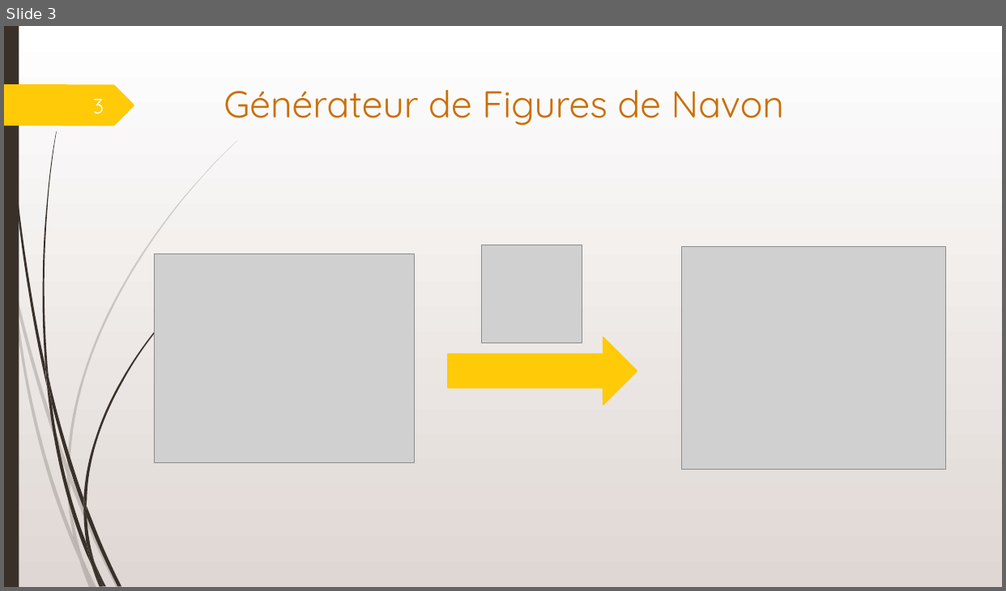
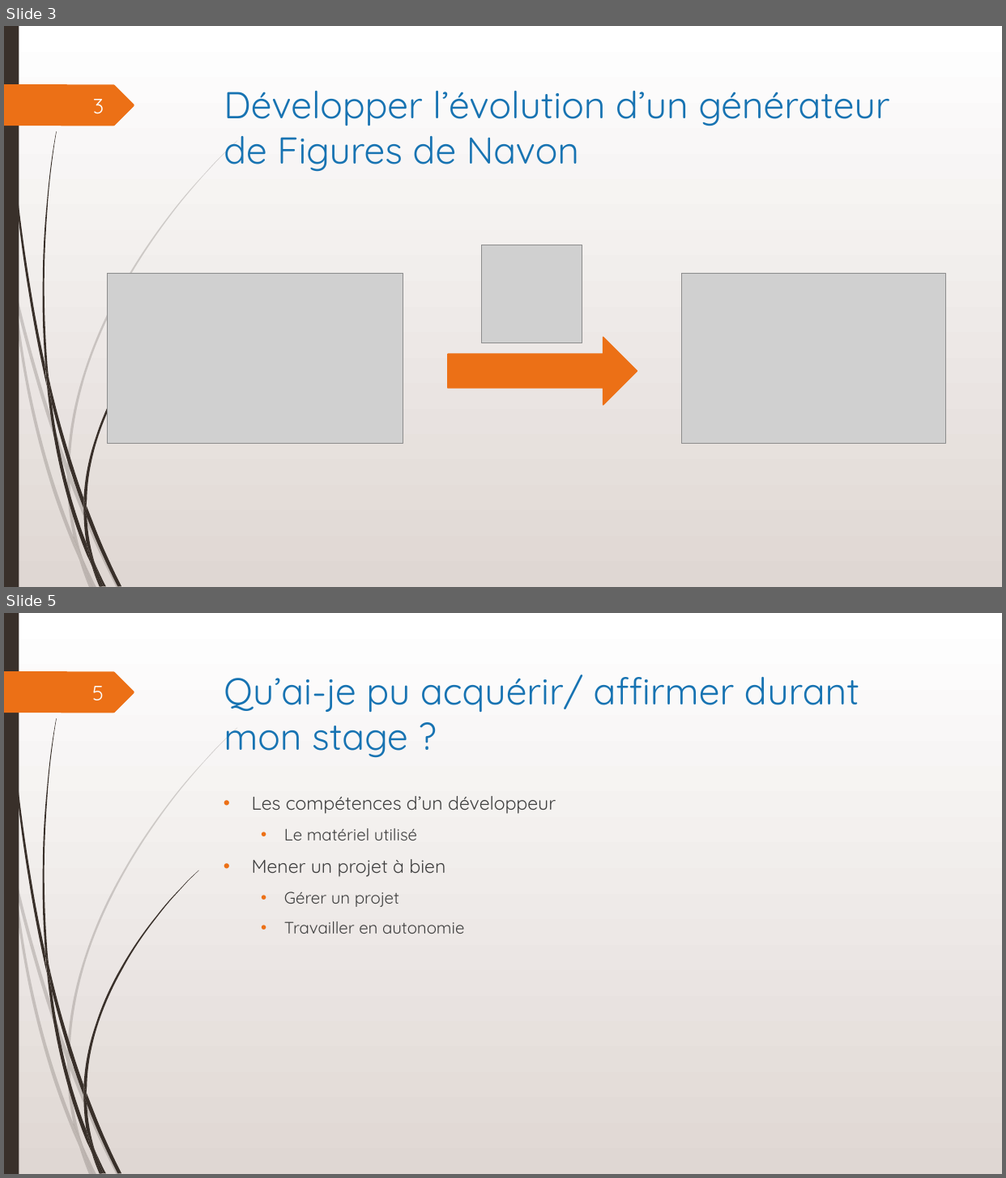
Before and after one commit to MathysC/Figures_Navon, a slide deck: Suivi stage/Rapport/Soutenance_de_Stage_Clerget.pptx. Shown one above the other, each under a label of ours: slide 3 before the commit, slides 3 and 5 after it; the slides between them are not shown. The pictures are 1006x591 and 1006x1178 pixels, drawn with LibreOffice and Linux fonts; fonts in the diff are those of the drawing; grey boxes stand for pictures. Boxes give left, top, right and bottom in pixels: in the first picture for what was removed or moved away, otherwise in the second. Text is boxed around its words. In the diff, an @@ line names an element or a change of style, - is before the commit and + after.

```diff
--- a/Suivi stage/Rapport/Soutenance_de_Stage_Clerget.pptx
+++ b/Suivi stage/Rapport/Soutenance_de_Stage_Clerget.pptx
@@ slide 5 added at (x1=4, y1=613, x2=1002, y2=1174), background gradient #FFFFFF to #E0D7D3; not listed: 24 template elements that a slide beside it also shows @@
@@ title added at (x1=224, y1=675, x2=859, y2=758), 36 pt, text #1773B2 @@
+Qu’ai-je pu acquérir/ affirmer durant mon stage ?
@@ page number added at (x1=92, y1=686, x2=104, y2=700), 20 pt, text #FEFFFF @@
+5
@@ text added at (x1=252, y1=796, x2=556, y2=934), 16 pt, text #404040 @@
+• Les compétences d’un développeur
+  • Le matériel utilisé
+• Mener un projet à bien
+  • Gérer un projet
+  • Travailler en autonomie
@@ slide 3 changed as well @@
@@ freeform shape at (x1=4, y1=84, x2=134, y2=126): fill #FFCA08 to #EC7016 @@
@@ title at (x1=224, y1=91, x2=890, y2=172): text changed; text colour #CA6F06 to #1773B2 @@
-Générateur de Figures de Navon
+Développer l’évolution d’un générateur de Figures de Navon
@@ picture resized from (x1=154, y1=254, x2=414, y2=463) to (x1=108, y1=273, x2=403, y2=444) @@
@@ picture resized from (x1=681, y1=247, x2=946, y2=469) to (x1=681, y1=273, x2=946, y2=444) @@
@@ right arrow at (x1=448, y1=337, x2=637, y2=405): fill #FFCA08 to #EC7016; outline #FFCA08 1.25 pt to #EC7016 1.25 pt @@
```
Also in this commit, not shown: 3 other slides changed, 8 other slides added, 5 other files.
